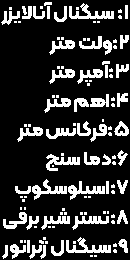
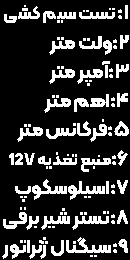
Comparing the layer stacks of the two 130×260 images. Changes:
renamed "1: سیگنال آنالایزر 2:ولت متر 3:آمپر متر 4:اهم متر 5:فرکانس متر" to "1: تست سیم کشی 2:ولت متر 3:آمپر متر 4:اهم متر 5:فرکانس متر 6:من", painted on it over box(1, 2, 115, 172)
